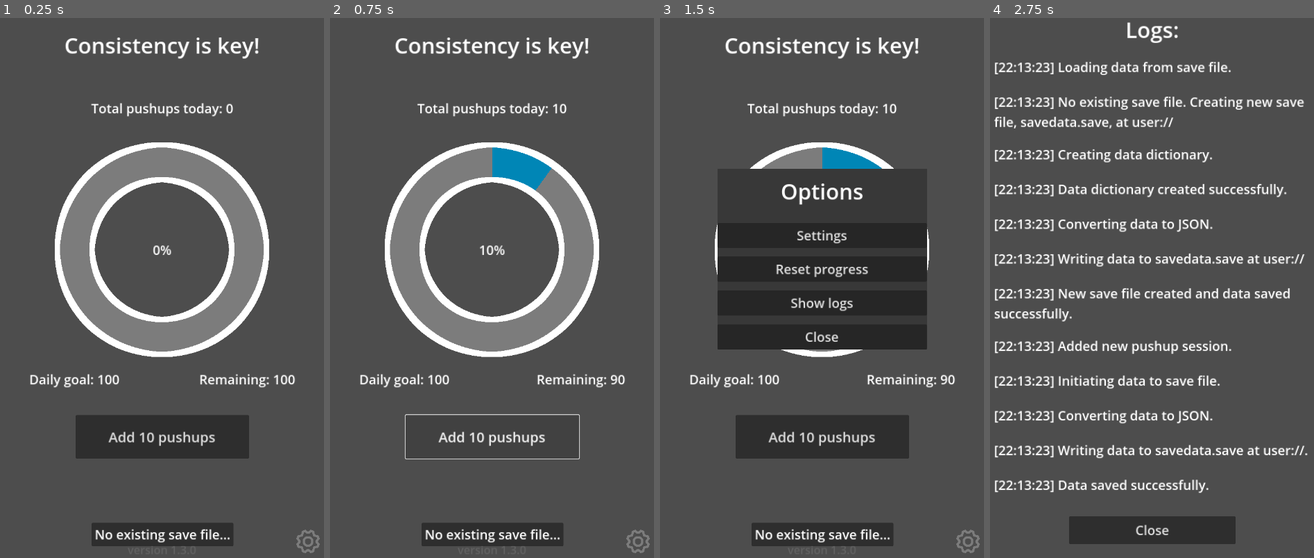
Above: before the commit, frames 1-4 (left to right).
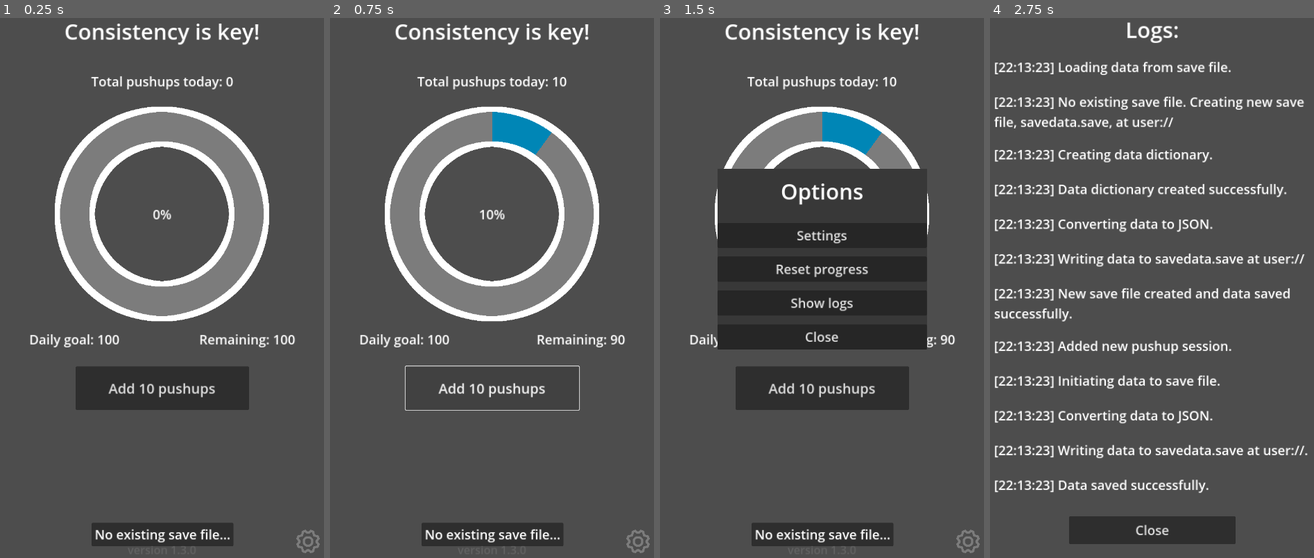
Above: after the commit, the same moments.

Repository: Vandreic/PushupProgression
Game: Godot game, scene res://src/main/main.tscn
Two runs of this game, one before a commit and one after it. Both use one fixed random seed, a clock stepped at 60 frames per second and the inputs below.
Inputs (mouse positions are in pixels of both pictures, inside the frame that each line leads up to):
- Up to frame 1 (0.25 s): no input
- Up to frame 2 (0.75 s): click "Add 10 pushups" at 0.5 s
- Up to frame 3 (1.5 s): click (967, 541) at 1.25 s
- Up to frame 4 (2.75 s): click "Show logs" at 2 s

The runs differ from the first frame. In frame 1, 28% of the frame differs, in the area x 9-92%, y 1-82%; in frame 2, 21%; in frame 3, 16%; in frame 4, nothing differs.

Commit message:
Refactor UI manager script
Refactor main UI manager script into component scripts, each managing specific UI elements.

Diff:
--- /dev/null
+++ b/src/ui/current_progress_container_manager.gd
@@ -0,0 +1,126 @@
+## Current Progress Container Manager.
+##
+## [br]
+##
+## Controls the behavior UI elements within the current progress container. [br]
+##
+## [br]
+##
+## Path: [code]res://src/ui/current_progress_container_manager.gd[/code]
+
+
+class_name CurrentProgressContainerManager
+extends VBoxContainer
+
+
+## Progression label.
+@onready var progress_label: Label = %ProgressLabel
+
+## Progress bar.
+@onready var progress_bar: TextureProgressBar = %ProgressBar
+
+## Progress value label.
+@onready var progress_value_label: Label = %ProgressValueLabel
+
+## Daily goal label.
+@onready var daily_goal_label: Label = %DailyGoalLabel
+
+## Remaining pushups label.
+@onready var remaining_pushups_label: Label = %RemainingPushupsLabel
+
+## Add pushups button.
+@onready var add_pushups_button: Button = %AddPushupsButton
+
+
+## Update progress bar.
+func update_progress_bar() -> void:
+	# Get total pushups today
+	var total_pushups_today: float = float(GlobalVariables.total_pushups_today)
+	# Get daily pushups goal
+	var daily_pushups_goal: float = float(GlobalVariables.daily_pushups_goal)
+
+	# Calculate new progress bar value
+	var new_progress_bar_value: float = (total_pushups_today / daily_pushups_goal) * 100
+
+	# Check if progress bar reached 100%
+	if new_progress_bar_value >= 100:
+		# Update progress bar value
+		progress_bar.value = 100
+		# Update progress value text
+		progress_value_label.text = str(round(new_progress_bar_value)) + "%!"
+	else:
+		progress_bar.value = new_progress_bar_value
+		progress_value_label.text = str(round(new_progress_bar_value)) + "%"
+
+
+## Update total pushups text
+func update_total_pushups_text() -> void:
+	# Create progress text
+	var progress_text: String = "Total pushups today: " + str(GlobalVariables.total_pushups_today)
+
+	# Check if progress bar reached 100%
+	if progress_bar.value >= 100:
+		# Update progress text
+		progress_label.text = "Goal reached! Keep pushing. \n" + progress_text
+	else:
+		progress_label.text = progress_text
+
+
+## Update daily goal and remaining pushups text.
+func update_daily_goal_and_remaining_pushups_text() -> void:
+	# Update daily goal
+	daily_goal_label.text = "Daily goal: " + str(GlobalVariables.daily_pushups_goal)
+	# Update remaining pushups to reach daily goal
+	GlobalVariables.remaining_pushups = GlobalVariables.daily_pushups_goal - GlobalVariables.total_pushups_today
+	# Update remaining pushups text
+	remaining_pushups_label.text = "Remaining: " + str(GlobalVariables.remaining_pushups)
+
+	# Check if progress bar reached 100%
+	if progress_bar.value >= 100:
+		# Update remaining pushups text
+		remaining_pushups_label.text = "Remaining: 0"
+
+
+## Update "add pushups" button text.
+func update_add_pushups_button_text() -> void:
+	# Update "add pushups" button text
+	add_pushups_button.text = "Add " + str(GlobalVariables.pushups_per_session) + " pushups"
+
+
+## Update UI elements.
+func update_ui() -> void:
+	# Update progress bar
+	update_progress_bar()
+	# Update total pushups text
+	update_total_pushups_text()
+	# Update daily goal and remaining pushups text
+	update_daily_goal_and_remaining_pushups_text()
+	# Update "add pushups" button text
+	update_add_pushups_button_text()
+
+
+## On [member CurrentProgressContainerManager.add_pushups_button] pressed.
+func _on_add_pushups_button_pressed() -> void:
+	# Update total pushups today
+	GlobalVariables.total_pushups_today += GlobalVariables.pushups_per_session
+	# Update remaining pushups
+	GlobalVariables.remaining_pushups -= GlobalVariables.pushups_per_session
+
+	# Update remaining pushups to 0 if <= 0
+	if GlobalVariables.remaining_pushups <= 0:
+		GlobalVariables.remaining_pushups = 0
+
+	# Update total sessions
+	GlobalVariables.total_pushups_sessions += 1
+	# Create log message
+	GlobalVariables.create_log("Added new pushup session.")
+	# Save data
+	GlobalVariables.save_data()
+	# Update UI
+	GlobalVariables.update_ui()
+
+
+# Called when the node enters the scene tree for the first time.
+func _ready() -> void:
+	# Connect pressed button signal
+	add_pushups_button.pressed.connect(_on_add_pushups_button_pressed)
--- /dev/null
+++ b/src/ui/options_menu_button_manager.gd
@@ -0,0 +1,90 @@
+## Options Menu Button Manager.
+##
+## [br]
+##
+## Controls the behavior of options menu. [br]
+##
+## [br]
+##
+## Path: [code]res://src/ui/options_menu_button_manager.gd[/code]
+
+
+class_name OptionsMenuButtonManager
+extends TextureButton
+
+
+## Reset progression. [br]
+## See [member SaveSystem.reset_data] for more details.
+func reset_progression(reset_option: String) -> void:
+	# Reset data based of reset_option value
+	get_tree().call_group("save_system", "reset_data", reset_option)
+	# Update UI
+	GlobalVariables.update_ui()
+
+
+## Open settings menu button.
+func open_settings_menu() -> void:
+	# Instantiate reset options menu scene
+	var settings_menu: CanvasLayer = load("res://src/ui/options_menu/settings_menu/settings_menu.tscn").instantiate()
+	# Add scene to tree (Needed before modifying)
+	get_parent().add_child(settings_menu)
+
+
+## Open reset options menu.
+func open_reset_options_menu() -> void:
+	# Instantiate reset options menu scene
+	var options_menu: CanvasLayer = load("res://src/ui/options_menu/reset_options_menu/reset_options_menu.tscn").instantiate()
+	# Add scene to tree (Needed before modifying)
+	get_parent().add_child(options_menu)
+	# Connect signals, passing a reset option
+	options_menu.reset_current_day_button_pressed.connect(open_popup_confirm_box.bind("current_day"))
+	#options_menu.reset_current_week_button_pressed.connect(open_popup_confirm_box.bind("current_week"))
+	options_menu.reset_current_month_button_pressed.connect(open_popup_confirm_box.bind("current_month"))
+	options_menu.reset_current_year_button_pressed.connect(open_popup_confirm_box.bind("current_year"))
+	options_menu.reset_all_button_pressed.connect(open_popup_confirm_box.bind("all"))
+
+
+## Open popup confirm box (Used for reset options menu).
+func open_popup_confirm_box(reset_option: String) -> void:
+	# Instantiate popup confirm box scene
+	var popup_box: CanvasLayer = load("res://src/ui/popup_confirm_box/popup_confirm_box.tscn").instantiate()
+	# Add scene to tree (Needed before modifying)
+	get_parent().add_child(popup_box)
+
+	# Create info text
+	var info_text: String
+	# Modify info text
+	if reset_option == "all":
+		info_text = "Resetting all data will permanently delete all saved progression and cannot be undone."
+	else:
+		info_text = "Resetting %s will permanently delete all associated data and cannot be undone."\
+		% reset_option.capitalize().to_lower()
+	# Update popup box info text
+	popup_box.update_info_text(info_text)
+
+	# Connect signal, passing chosen reset option
+	popup_box.confirm_button_pressed.connect(reset_progression.bind(reset_option))
+
+
+## Open logging menu (Changes scene).
+func open_logging_menu() -> void:
+	# Change to logging menu scene
+	get_tree().change_scene_to_file(GlobalVariables.LOGGING_MENU_SCENE_PATH)
+
+
+## On options menu button pressed.
+func _on_options_menu_button_pressed() -> void:
+	# Instantiate options menu scene
+	var options_menu: CanvasLayer = load("res://src/ui/options_menu/options_menu.tscn").instantiate()
+	# Add scene to tree (Needed before modifying)
+	get_parent().add_child(options_menu)
+	# Connect to custom pressed button signals
+	options_menu.settings_button_pressed.connect(open_settings_menu)
+	options_menu.reset_menu_button_pressed.connect(open_reset_options_menu)
+	options_menu.logging_menu_button_pressed.connect(open_logging_menu)
+
+
+# Called when the node enters the scene tree for the first time.
+func _ready() -> void:
+	# Connect pressed button signal
+	self.pressed.connect(_on_options_menu_button_pressed)
--- /dev/null
+++ b/src/ui/previous_progress_container_manager.gd
@@ -0,0 +1,28 @@
+## Previous Progress Container Manager.
+##
+## [br]
+##
+## Controls the behavior UI elements within the previous progress container. [br]
+##
+## [br]
+##
+## Path: [code]res://src/ui/previous_progress_container_manager.gd[/code]
+
+
+class_name PreviousProgressContainerManager
+extends HBoxContainer
+
+
+## Base node for previous progress (Used for duplication).
+@onready var base_previous_progress_container: VBoxContainer = %BasePreviousProgressContainer
+
+
+## Update UI elements.
+func update_ui() -> void:
+	pass
+
+
+# Called when the node enters the scene tree for the first time.
+func _ready() -> void:
+	# Hide base node as default
+	base_previous_progress_container.visible = false
--- a/src/ui/ui.tscn
+++ b/src/ui/ui.tscn
@@ -1,11 +1,14 @@
-[gd_scene load_steps=7 format=3 uid="uid://bv2v88irqyogj"]
+[gd_scene load_steps=10 format=3 uid="uid://bv2v88irqyogj"]
 
 [ext_resource type="Script" path="res://src/ui/ui_manager.gd" id="1_8wh5j"]
+[ext_resource type="Script" path="res://src/ui/current_progress_container_manager.gd" id="2_kyyc0"]
 [ext_resource type="Texture2D" uid="uid://d13gqxbmtf6rg" path="res://assets/progress _icon/progress_bar_under.png" id="2_miyvb"]
 [ext_resource type="Texture2D" uid="uid://be0a0aiqer2cv" path="res://assets/progress _icon/progress_bar_over.png" id="3_03rnj"]
 [ext_resource type="Texture2D" uid="uid://0eci0l65srde" path="res://assets/progress _icon/progress_bar_progress.png" id="4_hs708"]
-[ext_resource type="Texture2D" uid="uid://bqc88w0kgbwhk" path="res://assets/icons/options_menu_button_normal.png" id="5_5ag4w"]
-[ext_resource type="Texture2D" uid="uid://6eg6c7ec3dik" path="res://assets/icons/options_menu_button_pressed.png" id="6_y5tyq"]
+[ext_resource type="Texture2D" uid="uid://bqc88w0kgbwhk" path="res://assets/options_menu/options_menu_button_normal.png" id="5_5ag4w"]
+[ext_resource type="Script" path="res://src/ui/previous_progress_container_manager.gd" id="6_46bs1"]
+[ext_resource type="Texture2D" uid="uid://6eg6c7ec3dik" path="res://assets/options_menu/options_menu_button_pressed.png" id="6_y5tyq"]
+[ext_resource type="Script" path="res://src/ui/options_menu_button_manager.gd" id="7_7g7aa"]
 
 [node name="UI" type="CanvasLayer"]
 
@@ -15,13 +18,12 @@
 [node name="UIWindow" type="VBoxContainer" parent="."]
 anchors_preset = -1
 anchor_left = 0.1
-anchor_top = 0.05
+anchor_top = 0.025
 anchor_right = 0.9
-anchor_bottom = 0.987
-theme_override_constants/separation = 60
+anchor_bottom = 0.975
+theme_override_constants/separation = 40
 
 [node name="QuoteLabel" type="Label" parent="UIWindow"]
-unique_name_in_owner = true
 layout_mode = 2
 size_flags_vertical = 1
 theme_override_font_sizes/font_size = 50
@@ -29,20 +31,32 @@
 horizontal_alignment = 1
 vertical_alignment = 1
 
-[node name="ProgressContainer" type="VBoxContainer" parent="UIWindow"]
+[node name="ProgressUIContainer" type="VBoxContainer" parent="UIWindow"]
 layout_mode = 2
-theme_override_constants/separation = 20
+size_flags_vertical = 3
+theme_override_constants/separation = 60
 
-[node name="ProgressLabel" type="Label" parent="UIWindow/ProgressContainer"]
+[node name="CurrentProgressContainer" type="VBoxContainer" parent="UIWindow/ProgressUIContainer"]
 unique_name_in_owner = true
-custom_minimum_size = Vector2(0, 100)
+layout_mode = 2
+size_flags_stretch_ratio = 2.51
+theme_override_constants/separation = 40
+script = ExtResource("2_kyyc0")
+
+[node name="ProgressBarContainer" type="VBoxContainer" parent="UIWindow/ProgressUIContainer/CurrentProgressContainer"]
+layout_mode = 2
+theme_override_constants/separation = 10
+
+[node name="ProgressLabel" type="Label" parent="UIWindow/ProgressUIContainer/CurrentProgressContainer/ProgressBarContainer"]
+unique_name_in_owner = true
+custom_minimum_size = Vector2(0, 80)
 layout_mode = 2
 theme_override_font_sizes/font_size = 30
 text = "Today's progression: 0 pushups."
 horizontal_alignment = 1
 vertical_alignment = 1
 
-[node name="ProgressBar" type="TextureProgressBar" parent="UIWindow/ProgressContainer"]
+[node name="ProgressBar" type="TextureProgressBar" parent="UIWindow/ProgressUIContainer/CurrentProgressContainer/ProgressBarContainer"]
 unique_name_in_owner = true
 layout_mode = 2
 size_flags_horizontal = 4
@@ -52,7 +66,7 @@
 texture_over = ExtResource("3_03rnj")
 texture_progress = ExtResource("4_hs708")
 
-[node name="ProgressValueLabel" type="Label" parent="UIWindow/ProgressContainer/ProgressBar"]
+[node name="ProgressValueLabel" type="Label" parent="UIWindow/ProgressUIContainer/CurrentProgressContainer/ProgressBarContainer/ProgressBar"]
 unique_name_in_owner = true
 layout_mode = 1
 anchors_preset = 15
@@ -65,10 +79,10 @@
 horizontal_alignment = 1
 vertical_alignment = 1
 
-[node name="HBoxContainer" type="HBoxContainer" parent="UIWindow/ProgressContainer"]
+[node name="ProgressTextContainer" type="HBoxContainer" parent="UIWindow/ProgressUIContainer/CurrentProgressContainer/ProgressBarContainer"]
 layout_mode = 2
 
-[node name="DailyGoalLabel" type="Label" parent="UIWindow/ProgressContainer/HBoxContainer"]
+[node name="DailyGoalLabel" type="Label" parent="UIWindow/ProgressUIContainer/CurrentProgressContainer/ProgressBarContainer/ProgressTextContainer"]
 unique_name_in_owner = true
 layout_mode = 2
 size_flags_horizontal = 2
@@ -77,7 +91,7 @@
 horizontal_alignment = 1
 vertical_alignment = 1
 
-[node name="RemainingPushupsLabel" type="Label" parent="UIWindow/ProgressContainer/HBoxContainer"]
+[node name="RemainingPushupsLabel" type="Label" parent="UIWindow/ProgressUIContainer/CurrentProgressContainer/ProgressBarContainer/ProgressTextContainer"]
 unique_name_in_owner = true
 layout_mode = 2
 size_flags_horizontal = 10
@@ -86,7 +100,7 @@
 horizontal_alignment = 1
 vertical_alignment = 1
 
-[node name="AddPushupsButton" type="Button" parent="UIWindow"]
+[node name="AddPushupsButton" type="Button" parent="UIWindow/ProgressUIContainer/CurrentProgressContainer"]
 unique_name_in_owner = true
 custom_minimum_size = Vector2(400, 100)
 layout_mode = 2
@@ -95,8 +109,31 @@
 theme_override_font_sizes/font_size = 32
 text = "Add 10 pushups"
 
+[node name="PreviousProgressContainer" type="HBoxContainer" parent="UIWindow/ProgressUIContainer"]
+unique_name_in_owner = true
+layout_mode = 2
+size_flags_vertical = 3
+theme_override_constants/separation = 40
+alignment = 1
+script = ExtResource("6_46bs1")
+
+[node name="BasePreviousProgressContainer" type="VBoxContainer" parent="UIWindow/ProgressUIContainer/PreviousProgressContainer"]
+unique_name_in_owner = true
+layout_mode = 2
+
+[node name="ProgressBar" type="ProgressBar" parent="UIWindow/ProgressUIContainer/PreviousProgressContainer/BasePreviousProgressContainer"]
+layout_mode = 2
+size_flags_vertical = 3
+fill_mode = 3
+
+[node name="DateLabel" type="Label" parent="UIWindow/ProgressUIContainer/PreviousProgressContainer/BasePreviousProgressContainer"]
+layout_mode = 2
+theme_override_font_sizes/font_size = 26
+text = "06/04-24"
+horizontal_alignment = 1
+vertical_alignment = 2
+
 [node name="OptionsMenuButton" type="TextureButton" parent="."]
-unique_name_in_owner = true
 anchors_preset = -1
 anchor_left = 0.9
 anchor_top = 0.95
@@ -107,6 +144,7 @@
 texture_normal = ExtResource("5_5ag4w")
 texture_pressed = ExtResource("6_y5tyq")
 stretch_mode = 5
+script = ExtResource("7_7g7aa")
 
 [node name="AppVersion" type="Label" parent="."]
 unique_name_in_owner = true
@@ -119,5 +157,6 @@
 grow_horizontal = 2
 grow_vertical = 0
 theme_override_font_sizes/font_size = 26
+text = "version 1.0.0"
 horizontal_alignment = 1
 vertical_alignment = 1
--- a/src/ui/ui_manager.gd
+++ b/src/ui/ui_manager.gd
@@ -13,192 +13,25 @@
 extends Node
 
 
-## Quote label.
-@onready var quote_label: Label = %QuoteLabel
-
-## Progression label.
-@onready var progress_label: Label = %ProgressLabel
-
-## Progress bar.
-@onready var progress_bar: TextureProgressBar = %ProgressBar
-
-## Progress value label.
-@onready var progress_value_label: Label = %ProgressValueLabel
-
-## Daily goal label.
-@onready var daily_goal_label: Label = %DailyGoalLabel
-
-## Remaining pushups label.
-@onready var remaining_pushups_label: Label = %RemainingPushupsLabel
-
-## Add pushups button.
-@onready var add_pushups_button: Button = %AddPushupsButton
-
-## Open options menu button.
-@onready var options_menu_button: TextureButton = %OptionsMenuButton
-
 ## App versiob label.
 @onready var app_version: Label = %AppVersion
 
+## Current progress container.
+@onready var current_progress_container: VBoxContainer = %CurrentProgressContainer
 
-## Open settings menu button.
-func open_settings_menu() -> void:
-	# Instantiate reset options menu scene
-	var settings_menu: CanvasLayer = load("res://src/ui/options_menu/settings_menu/settings_menu.tscn").instantiate()
-	# Add scene to tree (Needed before modifying)
-	get_parent().add_child(settings_menu)
-
-
-## Open reset options menu.
-func open_reset_options_menu() -> void:
-	# Instantiate reset options menu scene
-	var options_menu: CanvasLayer = load("res://src/ui/options_menu/reset_options_menu/reset_options_menu.tscn").instantiate()
-	# Add scene to tree (Needed before modifying)
-	get_parent().add_child(options_menu)
-	# Connect signals, passing a reset option
-	options_menu.reset_current_day_button_pressed.connect(open_popup_confirm_box.bind("current_day"))
-	#options_menu.reset_current_week_button_pressed.connect(open_popup_confirm_box.bind("current_week"))
-	options_menu.reset_current_month_button_pressed.connect(open_popup_confirm_box.bind("current_month"))
-	options_menu.reset_current_year_button_pressed.connect(open_popup_confirm_box.bind("current_year"))
-	options_menu.reset_all_button_pressed.connect(open_popup_confirm_box.bind("all"))
-
-
-## Open popup confirm box (Used for reset options menu).
-func open_popup_confirm_box(reset_option: String) -> void:
-	# Instantiate popup confirm box scene
-	var popup_box: CanvasLayer = load("res://src/ui/popup_confirm_box/popup_confirm_box.tscn").instantiate()
-	# Add scene to tree (Needed before modifying)
-	get_parent().add_child(popup_box)
-
-	# Create info text
-	var info_text: String
-	# Modify info text
-	if reset_option == "all":
-		info_text = "Resetting all data will permanently delete all saved progression and cannot be undone."
-	else:
-		info_text = "Resetting %s will permanently delete all associated data and cannot be undone."\
-		% reset_option.capitalize().to_lower()
-	# Update popup box info text
-	popup_box.update_info_text(info_text)
-
-	# Connect signal, passing chosen reset option
-	popup_box.confirm_button_pressed.connect(reset_progression.bind(reset_option))
-
-
-## Open logging menu (Changes scene).
-func open_logging_menu() -> void:
-	# Change to logging menu scene
-	get_tree().change_scene_to_file(GlobalVariables.LOGGING_MENU_SCENE_PATH)
-
-
-## Reset progression. [br]
-## See [member SaveSystem.reset_data] for more details.
-func reset_progression(reset_option: String) -> void:
-	# Reset data based of reset_option value
-	get_tree().call_group("save_system", "reset_data", reset_option)
-	# Update UI
-	update_ui()
-
-
-## Update progress bar.
-func update_progress_bar() -> void:
-	# Get total pushups today
-	var total_pushups_today: float = float(GlobalVariables.total_pushups_today)
-	# Get daily pushups goal
-	var daily_pushups_goal: float = float(GlobalVariables.daily_pushups_goal)
-
-	# Calculate new progress bar value
-	var new_progress_bar_value: float = (total_pushups_today / daily_pushups_goal) * 100
-
-	# Check if progress bar reached 100%
-	if new_progress_bar_value >= 100:
-		# Update progress bar value
-		progress_bar.value = 100
-		# Update progress value text
-		progress_value_label.text = str(round(new_progress_bar_value)) + "%!"
-	else:
-		progress_bar.value = new_progress_bar_value
-		progress_value_label.text = str(round(new_progress_bar_value)) + "%"
-
-
-## Update progress text.
-func update_progress_text() -> void:
-	# Create progress text
-	var progress_text: String = "Total pushups today: " + str(GlobalVariables.total_pushups_today)
-
-	# Check if progress bar reached 100%
-	if progress_bar.value >= 100:
-		# Update progress text
-		progress_label.text = "Goal reached! Keep pushing. \n" + progress_text
-	else:
-		progress_label.text = progress_text
-
-
-## Update daily goal text.
-func update_daily_goal_text() -> void:
-	# Update daily goal
-	daily_goal_label.text = "Daily goal: " + str(GlobalVariables.daily_pushups_goal)
-	# Update remaining pushups to reach daily goal
-	GlobalVariables.remaining_pushups = GlobalVariables.daily_pushups_goal - GlobalVariables.total_pushups_today
-	# Update remaining pushups text
-	remaining_pushups_label.text = "Remaining: " + str(GlobalVariables.remaining_pushups)
-
-	# Check if progress bar reached 100%
-	if progress_bar.value >= 100:
-		# Update remaining pushups text
-		remaining_pushups_label.text = "Remaining: 0"
+## Previous progress container.
+@onready var previous_progress_container: HBoxContainer = %PreviousProgressContainer
 
 
 ## Update UI elements.
 func update_ui() -> void:
-	# Update progress bar
-	update_progress_bar()
-	# Update progress text
-	update_progress_text()
-	# Update daily goal text
-	update_daily_goal_text()
-
-	# Update "add pushups" button text
-	add_pushups_button.text = "Add " + str(GlobalVariables.pushups_per_session) + " pushups"
-
-
-## On [member UIManager.add_pushups_button] pressed.
-func _on_add_pushups_button_pressed() -> void:
-	# Update total pushups today
-	GlobalVariables.total_pushups_today += GlobalVariables.pushups_per_session
-	# Update remaining pushups
-	GlobalVariables.remaining_pushups -= GlobalVariables.pushups_per_session
-
-	# Update remaining pushups to 0 if <= 0
-	if GlobalVariables.remaining_pushups <= 0:
-		GlobalVariables.remaining_pushups = 0
-
-	# Update total sessions
-	GlobalVariables.total_pushups_sessions += 1
-	# Create log message
-	GlobalVariables.create_log("Added new pushup session.")
-	# Save data
-	GlobalVariables.save_data()
-	# Update UI
-	update_ui()
-
-
-## On [member UIManager.options_menu_button] pressed.
-func _on_options_menu_button_pressed() -> void:
-	# Instantiate options menu scene
-	var options_menu: CanvasLayer = load("res://src/ui/options_menu/options_menu.tscn").instantiate()
-	# Add scene to tree (Needed before modifying)
-	get_parent().add_child(options_menu)
-	# Connect to custom pressed button signals
-	options_menu.settings_button_pressed.connect(open_settings_menu)
-	options_menu.reset_menu_button_pressed.connect(open_reset_options_menu)
-	options_menu.logging_menu_button_pressed.connect(open_logging_menu)
+	# Update all UI elements in current progress container
+	current_progress_container.update_ui()
+	# Update all UI elements in previous progress container
+	previous_progress_container.update_ui()
 
 
 # Called when the node enters the scene tree for the first time.
 func _ready():
 	# Set app version label
 	app_version.text = "version " + str(ProjectSettings.get_setting("application/config/version"))
-	# Connect pressed button signals
-	add_pushups_button.pressed.connect(_on_add_pushups_button_pressed)
-	options_menu_button.pressed.connect(_on_options_menu_button_pressed)
--- a/src/utilities/save_system.gd
+++ b/src/utilities/save_system.gd
@@ -30,13 +30,11 @@
 
 ## Create log message.
 func create_log(log_message: String) -> void:
-	# Get time from system as dictionary
-	var datetime_dict: Dictionary = Time.get_datetime_dict_from_system()
-	# Get current hour
+	# Get time dictionary from system
+	var datetime_dict: Dictionary = Time.get_time_dict_from_system()
+	# Get current time
 	var hour: String = str(datetime_dict["hour"])
-	# Get current minut
 	var minute: String = str(datetime_dict["minute"])
-	# Get current second
 	var second: String = str(datetime_dict["second"])
 
 	# Convert hour to "00" format
@@ -56,7 +54,6 @@
 
 	# Create timestamp
 	var timestamp: String = "[%s:%s:%s] " % [hour, minute, second]
-
 	# Create full log message
 	var full_log_message: String = timestamp + log_message
 	# Add to logs array
@@ -363,8 +360,8 @@
 	# If parse (convert) error occurs
 	if save_file_data == null:
 		# Create error message
-		var error_message: String = "JSON Parse Error: " + json.get_error_message()\
-		+ " in " + json_string + " at line " + json.get_error_line()
+		var error_message: String = "JSON Parse Error: " + str(json.get_error_message())\
+		+ " in " + str(json_string) + " at line " + str(json.get_error_line())
 		# Create log
 		create_log("Error converting data from save file. " + error_message)
 		# Create notification text
Binary file removed: assets/icons/extra_options_menu_icons/option_menu_normal_2.png
Binary file removed: assets/icons/extra_options_menu_icons/option_menu_pressed_2.png
Binary file removed: assets/icons/extra_options_menu_icons/options_menu_button_normal_3.png
Binary file removed: assets/icons/extra_options_menu_icons/options_menu_button_pressed_3.png
Renamed: assets/icons/options_menu_button_normal.png -> assets/options_menu/options_menu_button_normal.png
Renamed: assets/icons/options_menu_button_pressed.png -> assets/options_menu/options_menu_button_pressed.png
